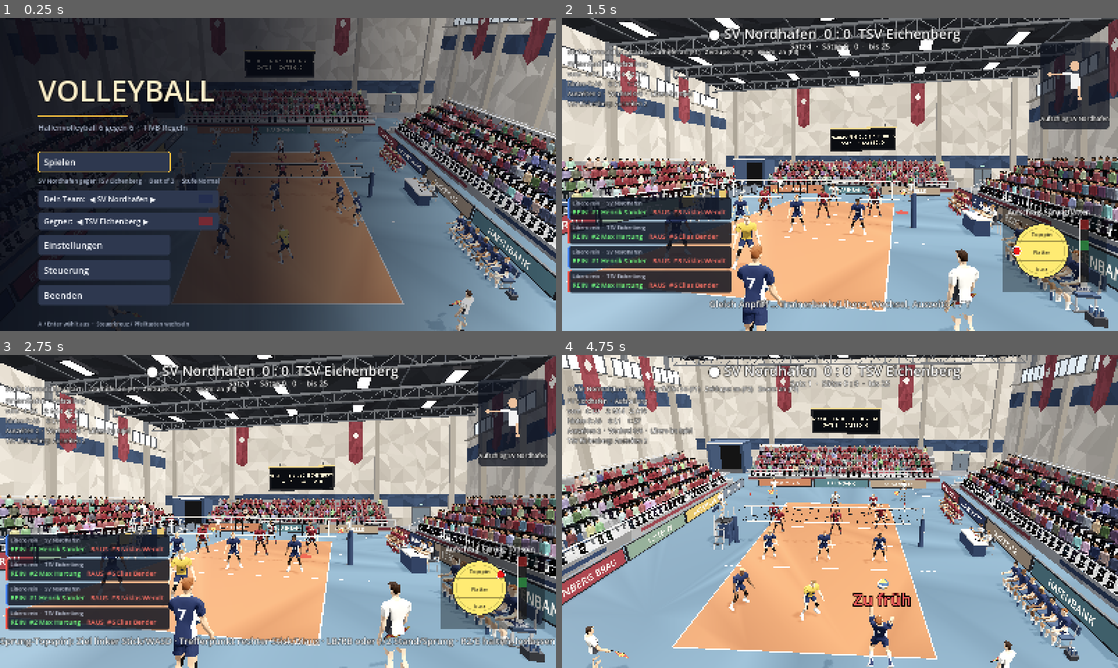
Above: before the commit, frames 1-4 (two rows, left to right).
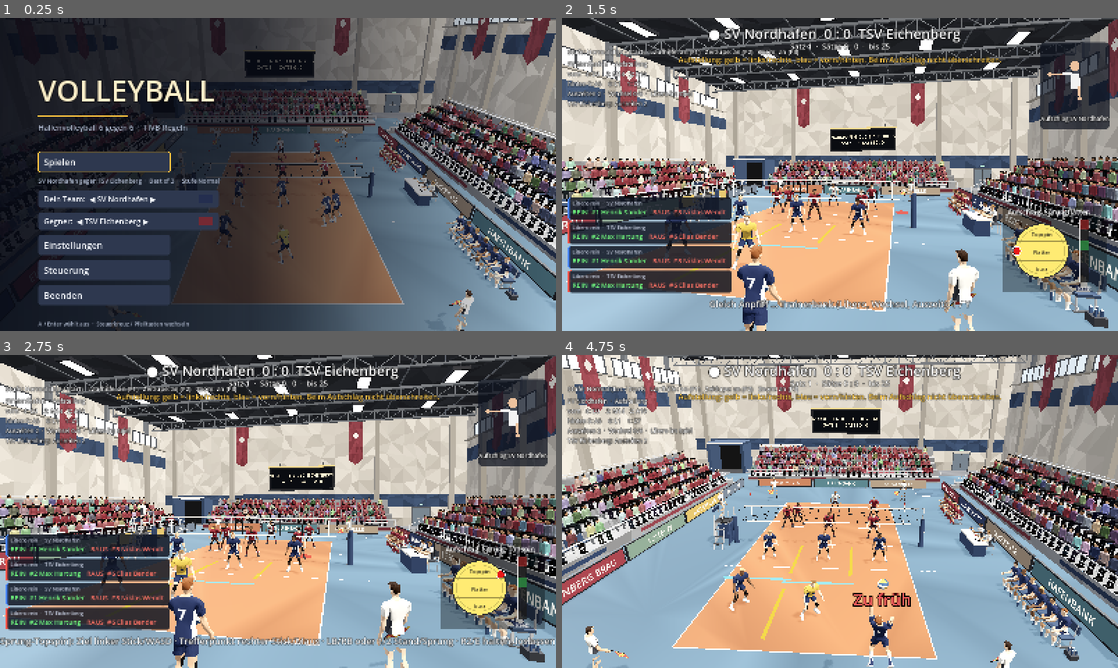
Above: after the commit, the same moments.

Repository: MattrixDev/volleyball_game
Game: Godot game, scene res://scenes/main.tscn
Two runs of this game, one before a commit and one after it. Both use one fixed random seed, a clock stepped at 60 frames per second and the inputs below.
Inputs (mouse positions are in pixels of both pictures, inside the frame that each line leads up to):
- Up to frame 1 (0.25 s): no input
- Up to frame 2 (1.5 s): tap Enter at 0.5 s; move the mouse to (962, 158) at 0.52 s; hold D (move_right) 0.53-1.28 s; tap K (aim_down) at 0.6 s; click (962, 158) at 0.67 s; move the mouse to (728, 190) at 1.27 s; hold S (move_down) from 1.28 s (still down); tap J (aim_left) at 1.35 s
- Up to frame 3 (2.75 s): move the mouse to (333, 442) at 2.02 s; release S (move_down) at 2.03 s; hold D (move_right) from 2.03 s (still down); tap L (aim_right) at 2.1 s
- Up to frame 4 (4.75 s): move the mouse to (812, 574) at 2.77 s; release D (move_right) at 2.78 s; hold W (move_up) 2.78-3.53 s; tap I (aim_up) at 2.85 s; click (812, 574) at 2.92 s; move the mouse to (1006, 558) at 3.52 s; hold A (move_left) from 3.53 s (still down); tap Space (bump) at 3.6 s; move the mouse to (673, 464) at 4.27 s; tap E (hit) at 4.35 s

The runs differ from the first frame. In frame 1, 0.8% of the frame differs, in the area x 38-66%, y 50-77%; in frame 2, 1.4%; in frame 3, 1.4%; in frame 4, 1.9%, in the area x 21-79%, y 12-92%.

Commit message:
5-1-Annahme: regelgerechte Aufstellung je Rotation, Regellinien zwischen den Spielern, Annahme-Rollen (Libero zuerst)
Co-Authored-By: Claude Sonnet 5.5 <noreply@anthropic.com>
Claude-Session: https://claude.ai/code/session_01LNwAv8Fdwa22rHW4RLK7WG

Diff:
--- /dev/null
+++ b/scripts/formation.gd
@@ -0,0 +1,163 @@
+class_name Formation
+extends RefCounted
+## Aufstellung bei der Annahme und die Ueberlappungsregeln (FIVB 7.4).
+## Lokale Koordinaten wie in match.gd: x = Abstand zum Netz, y = seitlich (+ = rechts).
+## Positionen: 1 rechts hinten, 2 rechts vorn, 3 Mitte vorn, 4 links vorn, 5 links hinten, 6 Mitte hinten.
+
+## Regelpaare: [a, b, "lat"] heisst a steht links von b; [a, b, "depth"] heisst a (vorn) steht
+## naeher am Netz als b (hinten). Bewertet wird im Moment des Aufschlags.
+const PAIRS := [
+	[4, 3, "lat"], [3, 2, "lat"], [5, 6, "lat"], [6, 1, "lat"],
+	[4, 5, "depth"], [3, 6, "depth"], [2, 1, "depth"],
+]
+const MARGIN := 0.55
+
+## Annahme-Raute (W): links, Mitte, rechts.
+const W_SPOTS := [Vector2(5.2, -3.0), Vector2(6.4, 0.0), Vector2(5.2, 3.0)]
+const HOME := {1: Vector2(6.0, 3.0), 2: Vector2(1.8, 3.4), 3: Vector2(1.6, -0.4), 4: Vector2(3.0, -3.4), 5: Vector2(6.0, -3.0), 6: Vector2(6.4, 0.0)}
+const NET_Y := {4: -2.8, 3: 0.0, 2: 3.0}
+const DEEP_Y := {5: -3.4, 6: 0.0, 1: 3.4}
+
+
+static func is_front(slot: int) -> bool:
+	return slot >= 2 and slot <= 4
+
+
+static func _lateral(slot: int) -> int:
+	return -1 if slot == 4 or slot == 5 else (1 if slot == 1 or slot == 2 else 0)
+
+
+## Wer nimmt an? Libero und Aussenangreifer; fehlt einer, hilft ein Hinterspieler (nie der Zuspieler).
+static func passer_slots(roles: Dictionary) -> Array:
+	var res: Array = []
+	for s in roles:
+		if roles[s] == "L" or roles[s] == "OH":
+			res.append(s)
+	var extra: Array = []
+	for s in roles:
+		if not is_front(s) and roles[s] != "S" and not res.has(s):
+			extra.append(s)
+	extra.sort_custom(func(a, b): return (0 if roles[a] == "OP" else 1) < (0 if roles[b] == "OP" else 1))
+	while res.size() < 3 and not extra.is_empty():
+		res.append(extra.pop_front())
+	return res
+
+
+## Ziel-Position jedes Spielers bei der Annahme, bereits regelgerecht (keine Ueberlappung).
+## roles: Position -> Rolle ("S", "OH", "MB", "OP", "L").
+static func receive_spots(roles: Dictionary) -> Dictionary:
+	var spots := {}
+	var passers := passer_slots(roles)
+	var cand: Array = W_SPOTS if passers.size() >= 3 else [Vector2(5.4, -2.4), Vector2(5.4, 2.4)]
+	var best_cost := 1e9
+	var best: Array = []
+	for perm in _perms(passers.size()):
+		var cost := 0.0
+		for i in passers.size():
+			var s: int = passers[i]
+			var sp: Vector2 = cand[perm[i]]
+			if is_front(s):
+				sp.x = maxf(sp.x - 2.0, 3.0)
+			cost += (HOME[s] - sp).length()
+			if roles[s] == "L":
+				cost += 1.5 * absf(sp.y)
+		if cost < best_cost:
+			best_cost = cost
+			best = perm
+	for i in passers.size():
+		var s: int = passers[i]
+		var sp: Vector2 = cand[best[i]]
+		if is_front(s):
+			sp.x = maxf(sp.x - 2.0, 3.0)
+		spots[s] = sp
+	for s in roles:
+		if spots.has(s):
+			continue
+		if roles[s] == "S":
+			spots[s] = Vector2(0.9, 2.2) if is_front(s) else Vector2(2.8, 2.4)
+		elif is_front(s):
+			spots[s] = Vector2(1.1, NET_Y[s])
+		else:
+			spots[s] = Vector2(8.0, DEEP_Y[s])
+	return resolve(spots)
+
+
+static func _perms(n: int) -> Array:
+	if n == 3:
+		return [[0, 1, 2], [0, 2, 1], [1, 0, 2], [1, 2, 0], [2, 0, 1], [2, 1, 0]]
+	if n == 2:
+		return [[0, 1], [1, 0]]
+	var r: Array = []
+	for i in n:
+		r.append(i)
+	return [r]
+
+
+## Schiebt Spieler gegenseitig auseinander, bis alle Regelpaare mit Abstand MARGIN eingehalten sind.
+static func resolve(spots: Dictionary) -> Dictionary:
+	var sp := spots.duplicate()
+	for _it in 80:
+		var changed := false
+		for pr in PAIRS:
+			var a: int = pr[0]
+			var b: int = pr[1]
+			if not sp.has(a) or not sp.has(b):
+				continue
+			var va: Vector2 = sp[a]
+			var vb: Vector2 = sp[b]
+			if pr[2] == "lat":
+				var gap := vb.y - va.y
+				if gap < MARGIN:
+					var d := (MARGIN - gap) * 0.5 + 0.001
+					va.y -= d
+					vb.y += d
+					changed = true
+			else:
+				var gap2 := vb.x - va.x
+				if gap2 < MARGIN:
+					var d2 := (MARGIN - gap2) * 0.5 + 0.001
+					va.x -= d2
+					vb.x += d2
+					changed = true
+			sp[a] = va
+			sp[b] = vb
+		for s in sp:
+			var v: Vector2 = sp[s]
+			sp[s] = Vector2(clampf(v.x, 0.5, 8.6), clampf(v.y, -4.2, 4.2))
+		if not changed:
+			break
+	return sp
+
+
+## Liste der verletzten Regelpaare (leer = alles in Ordnung). `skip` = Positionen ohne Regelpruefung.
+static func violations(spots: Dictionary, skip: Array = []) -> Array:
+	var bad: Array = []
+	for pr in PAIRS:
+		var a: int = pr[0]
+		var b: int = pr[1]
+		if skip.has(a) or skip.has(b) or not spots.has(a) or not spots.has(b):
+			continue
+		var va: Vector2 = spots[a]
+		var vb: Vector2 = spots[b]
+		if (pr[2] == "lat" and va.y >= vb.y) or (pr[2] == "depth" and va.x >= vb.x):
+			bad.append(pr)
+	return bad
+
+
+## Linien zwischen den Spielern: je Regelpaar ein Strich auf der Grenze (Mitte zwischen beiden).
+## Rueckgabe: Liste von {a: Vector2, b: Vector2, kind: "lat"/"depth"} in lokalen Koordinaten.
+static func lines(spots: Dictionary, skip: Array = []) -> Array:
+	var res: Array = []
+	for pr in PAIRS:
+		var a: int = pr[0]
+		var b: int = pr[1]
+		if skip.has(a) or skip.has(b) or not spots.has(a) or not spots.has(b):
+			continue
+		var va: Vector2 = spots[a]
+		var vb: Vector2 = spots[b]
+		var mid := (va + vb) * 0.5
+		if pr[2] == "lat":
+			res.append({"a": Vector2(mid.x - 1.7, mid.y), "b": Vector2(mid.x + 1.7, mid.y), "kind": "lat"})
+		else:
+			res.append({"a": Vector2(mid.x, mid.y - 1.7), "b": Vector2(mid.x, mid.y + 1.7), "kind": "depth"})
+	return res
--- a/scripts/match.gd
+++ b/scripts/match.gd
@@ -43,8 +43,6 @@
 	"serve": {1: Vector2(10.0, 2.5), 2: Vector2(2.0, 3.0), 3: Vector2(2.0, 0.0), 4: Vector2(2.0, -3.0), 5: Vector2(6.5, -3.0), 6: Vector2(7.0, 0.0)},
 	"receive": {1: Vector2(6.0, 3.0), 2: Vector2(1.8, 3.4), 3: Vector2(1.6, -0.4), 4: Vector2(3.0, -3.4), 5: Vector2(6.0, -3.0), 6: Vector2(6.4, 0.0)},
 }
-## Zuspieler im Hinterfeld versteckt sich bei der Annahme hinter dem Vorderspieler.
-const SETTER_HIDE := {1: Vector2(3.2, 4.1), 6: Vector2(3.4, 1.4), 5: Vector2(3.4, -1.4)}
 const FORM := {
 	"defense": {"front": {"left": Vector2(0.6, -3.0), "mid": Vector2(0.6, 0.0), "right": Vector2(0.6, 3.0)},
 		"back": {5: Vector2(6.5, -3.2), 6: Vector2(7.8, 0.0), 1: Vector2(6.5, 3.2)}},
@@ -170,6 +168,7 @@
 var autoplay_rallies := 200
 var trace := false
 var test_score := []  # Test: Startstand des ersten Satzes, z.B. --score=24:10
+var test_rot := -1  # Test: --rot=N dreht das Heimteam N-mal weiter, Gegner schlaegt auf
 var check_rules := false  # Test: prueft bei jedem Aufschlag die Aufstellung
 var autopress := false  # Test: drueckt fuer den Menschen automatisch
 var hud = null
@@ -226,6 +225,8 @@
 			autopress = true  # wie --autopress, aber mit Kamera, Zeitlupe und Anzeigen
 		elif a == "--trace":
 			trace = true
+		elif a.begins_with("--rot="):
+			test_rot = int(a.get_slice("=", 1))
 		elif a == "--check":
 			check_rules = true
 		elif a.begins_with("--seed="):
@@ -379,7 +380,57 @@
 	return mi
 
 
+## Regellinien zwischen den Spielern (nur vor dem Aufschlag, nur fuer das Team des Menschen).
+var _form_lines: Array = []
+
+
+func _make_form_lines() -> void:
+	for i in Formation.PAIRS.size():
+		var mi := MeshInstance3D.new()
+		mi.mesh = BoxMesh.new()
+		var m := _unshaded(Color(1, 1, 1, 0.85))
+		m.no_depth_test = false
+		mi.material_override = m
+		mi.visible = false
+		add_child(mi)
+		_form_lines.append(mi)
+
+
+func _update_form_lines() -> void:
+	var show := human_team >= 0 and (phase == Phase.PRE_SERVE or phase == Phase.TOSS)
+	if show:
+		var t := human_team
+		var serving := t == serving_team
+		var spots: Dictionary = {}
+		if serving:
+			spots = GRID["serve"]
+		else:
+			spots = _receive_spots(t)
+		var ls := Formation.lines(spots, [1] if serving else [])
+		for i in _form_lines.size():
+			var mi: MeshInstance3D = _form_lines[i]
+			if i >= ls.size():
+				mi.visible = false
+				continue
+			var l: Dictionary = ls[i]
+			var a := court_pos(t, l.a)
+			var b := court_pos(t, l.b)
+			var mid := (a + b) * 0.5
+			var len := a.distance_to(b)
+			var dir := (b - a).normalized()
+			mi.position = Vector3(mid.x, 0.025, mid.z)
+			mi.rotation = Vector3(0, atan2(-dir.z, dir.x), 0)
+			mi.scale = Vector3(len, 0.01, 0.15)
+			var col := Color(1.0, 0.82, 0.2, 0.9) if l.kind == "lat" else Color(0.45, 0.92, 1.0, 0.9)
+			(mi.material_override as StandardMaterial3D).albedo_color = col
+			mi.visible = true
+	else:
+		for mi in _form_lines:
+			mi.visible = false
+
+
 func _make_markers() -> void:
+	_make_form_lines()
 	_ring_target = _torus(0.42, 0.5, Color(1, 1, 1, 0.9))
 	_ring_target_mat = _ring_target.material_override
 	_ring_timer = _torus(0.44, 0.52, Color(1.0, 0.85, 0.1))
@@ -573,6 +624,10 @@
 	libero_set_front = [false, false]
 	for t in 2:
 		rosters[t].new_set()
+		if t == 0 and test_rot >= 0:
+			for _i in test_rot:
+				rosters[t].rotate()
+			serving_team = 1
 		for j in 6:
 			_apply_identity(players[t][j], rosters[t].lineup[j])
 			players[t][j].set_side(side_of(t))
@@ -584,8 +639,14 @@
 	start_rally()
 
 
+var _lines_hint_shown := false
+
+
 func start_rally() -> void:
 	phase = Phase.PRE_SERVE
+	if human_team >= 0 and not _lines_hint_shown and not autoplay:
+		_lines_hint_shown = true
+		_notice("Aufstellung: gelb = links/rechts, blau = vorn/hinten. Beim Aufschlag nicht überschreiten.")
 	opp = null
 	blockers = [[], []]
 	block_dirs = [[], []]
@@ -613,8 +674,6 @@
 	_rec_events.clear()
 	for t in 2:
 		_prepare_lineup(t)
-	if check_rules:
-		_check_rules()
 	for t in 2:
 		var form := "serve" if t == serving_team else "receive"
 		for pl in players[t]:
@@ -622,6 +681,8 @@
 			pl.position = p
 			pl.target = p
 			pl.reset_state()
+	if check_rules:
+		_check_rules()
 	ball_vel = Vector3.ZERO
 	_hold_ball_at_server()
 	reset_physics_interpolation()
@@ -677,6 +738,12 @@
 			roles[pl.role] = roles.get(pl.role, 0) + 1
 		if roles.get("S", 0) != 1 or roles.get("L", 0) > 1:
 			bad += " Rollen %s;" % str(roles)
+		var spots := {}
+		for pl in players[t]:
+			spots[pl.slot] = team_local(t, pl.target)
+		var viol := Formation.violations(spots, [1] if t == serving_team else [])
+		if not viol.is_empty():
+			bad += " Stellungsfehler %s;" % str(viol)
 		if bad != "":
 			print("REGELFEHLER T%d Satz %d %d:%d:%s lineup=%s" % [t, set_no, score[0], score[1], bad, str(r.lineup)])
 		if trace:
@@ -685,13 +752,42 @@
 			print("AUFSTELLUNG T%d Satz %d %d:%d P1..6=%s libero=%d" % [t, set_no, score[0], score[1], str(r.lineup), r.libero_on])
 
 
+## Annahme-Aufstellung des Teams (Position -> lokaler Punkt), regelgerecht und je Rotation anders.
+## Wird nur neu berechnet, wenn sich die Rollen auf den Positionen aendern.
+var _rcv_cache := [{}, {}]
+
+
+func _receive_spots(t: int) -> Dictionary:
+	var roles := {}
+	var sig := ""
+	for pl in players[t]:
+		roles[pl.slot] = pl.role
+	for s in range(1, 7):
+		sig += str(roles.get(s, "-"))
+	var c: Dictionary = _rcv_cache[t]
+	if c.get("sig", "") != sig:
+		c = {"sig": sig, "spots": Formation.receive_spots(roles), "passers": Formation.passer_slots(roles)}
+		_rcv_cache[t] = c
+	return c["spots"]
+
+
+## Annahme-Verantwortung: Libero zuerst, dann Aussenangreifer, die uebrigen nur im Notfall.
+func _receiver_weight(pl: VPlayer) -> float:
+	_receive_spots(pl.team)
+	if pl.role == "L":
+		return 0.8
+	if _rcv_cache[pl.team]["passers"].has(pl.slot):
+		return 1.0
+	return 1.8
+
+
 ## Position eines Spielers in einer Spielsituation (Welt-Koordinaten).
 func formation_pos(t: int, pl: VPlayer, form: String) -> Vector3:
 	var v: Vector2
 	if form == "serve" or form == "receive":
 		v = GRID[form][pl.slot]
-		if form == "receive" and pl.role == "S" and SETTER_HIDE.has(pl.slot):
-			v = SETTER_HIDE[pl.slot]
+		if form == "receive":
+			v = _receive_spots(t)[pl.slot]
 	else:
 		var f: Dictionary = FORM[form]
 		if pl.role == "S" and f.has("S"):
@@ -1012,6 +1108,7 @@
 		_record()
 	_update_time_and_camera(real_delta)
 	_update_visuals()
+	_update_form_lines()
 	if phase == Phase.REPLAY:
 		for t in 2:
 			for pl in players[t]:
@@ -1363,6 +1460,8 @@
 		var s := player_by_role(team, "S")
 		if s != null and s != excluded and flat_dist(s.position, p) <= s.run_speed * tc + 0.8:
 			pl = s
+	if pl == null and kind == "pass" and last_action == "serve":
+		pl = _receiver(team, p, excluded)
 	if pl == null:
 		pl = _nearest(team, p, excluded, kind == "attack")
 	if pl == null:
@@ -1427,6 +1526,21 @@
 
 func _chosen_hitter(team: int) -> VPlayer:
 	return _hitter[team]
+
+
+## Annahme nach dem Aufschlag: Naehe zaehlt, aber der Libero nimmt bevorzugt an,
+## die Annahmespieler vor den uebrigen.
+func _receiver(team: int, p: Vector3, excluded: VPlayer) -> VPlayer:
+	var best: VPlayer = null
+	var bs := 1e9
+	for pl in players[team]:
+		if pl == excluded:
+			continue
+		var sc := flat_dist(pl.position, p) * _receiver_weight(pl)
+		if sc < bs:
+			bs = sc
+			best = pl
+	return best
 
 
 func _nearest(team: int, p: Vector3, excluded: VPlayer, no_libero: bool) -> VPlayer:
@@ -2577,6 +2691,8 @@
 			if opp == null:
 				return ""
 			if opp.team == t:
+				if opp.kind == "pass" and last_action == "serve":
+					return "receive"  # Annahmeformation bleibt stehen, bis der Ball gespielt ist
 				return "cover" if opp.kind == "attack" else "build"
 			return "defense"
 	return ""
--- /dev/null
+++ b/tools/formation_test.gd
@@ -0,0 +1,29 @@
+extends SceneTree
+## Testet die Annahme-Aufstellung in allen sechs Rotationen (mit und ohne Libero).
+## Aufruf: godot --headless --script tools/formation_test.gd
+
+
+func _init() -> void:
+	var base := ["S", "OH", "MB", "OP", "OH", "MB"]
+	var bad := 0
+	for k in 6:
+		for lib in [false, true]:
+			var roles := {}
+			for slot in range(1, 7):
+				roles[slot] = base[(slot - 1 + k) % 6]
+			if lib:
+				if roles[6] == "MB":
+					roles[6] = "L"
+				elif roles[5] == "MB":
+					roles[5] = "L"
+				else:
+					continue
+			var sp := Formation.receive_spots(roles)
+			var v := Formation.violations(sp)
+			bad += v.size()
+			var line := "Rot %d%s Zuspieler auf %d |" % [k, " +Libero" if lib else "", roles.find_key("S")]
+			for s in range(1, 7):
+				line += " P%d %s (%.1f/%.1f)" % [s, roles[s], sp[s].x, sp[s].y]
+			print(line, "  FEHLER " + str(v) if not v.is_empty() else "")
+	print("Verletzungen gesamt: ", bad)
+	quit()
Not shown, added: scripts/formation.gd.uid
